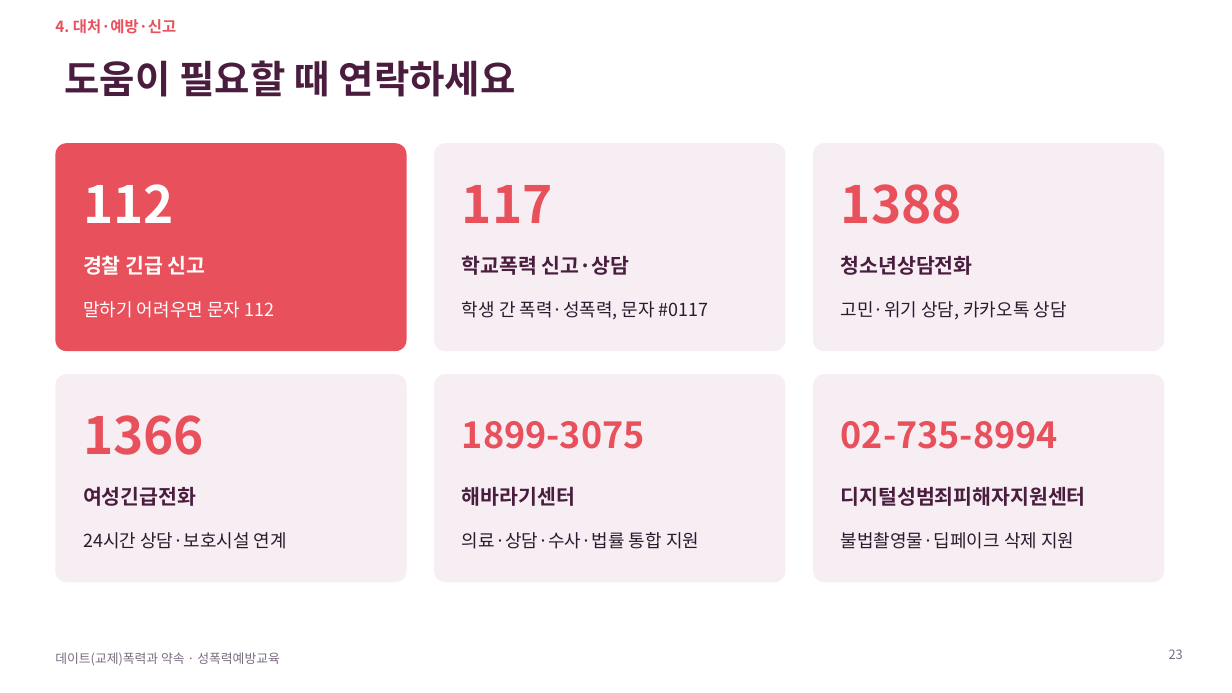
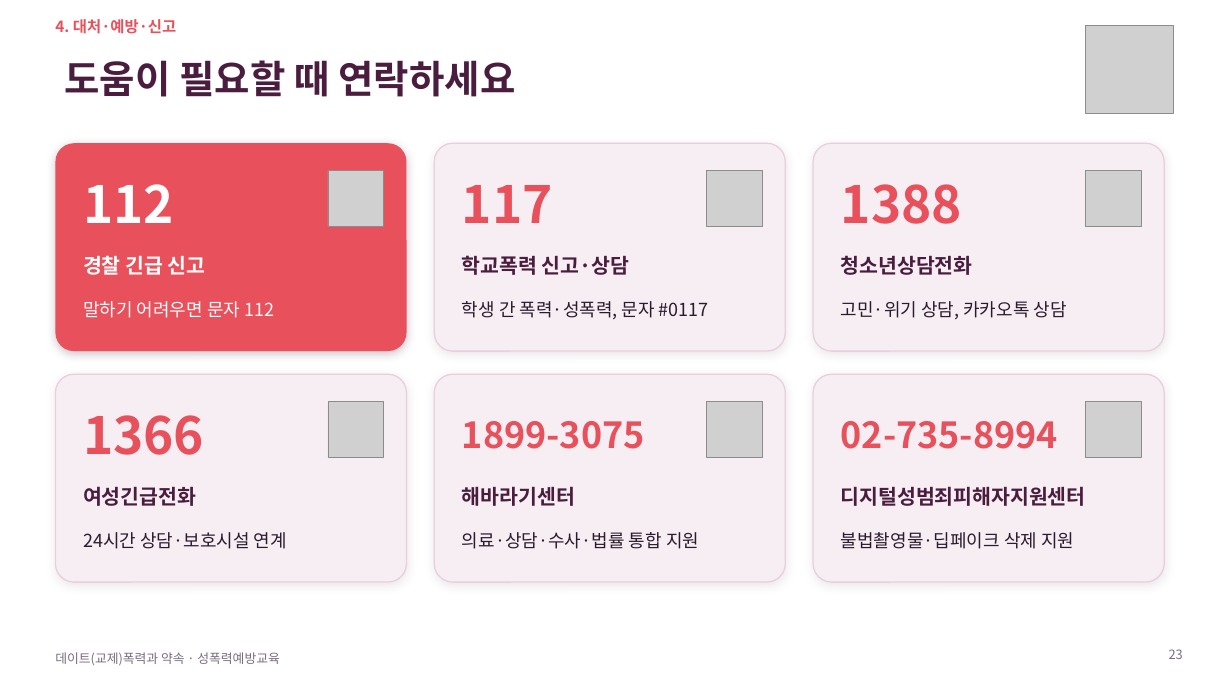
Before and after one commit to ash1234a/security-research-learning, a slide deck: slide 23 of 데이트폭력과_약속.pptx. Drawn at 1232x693 pixels with LibreOffice and Linux fonts; fonts in the diff are those of the drawing; grey boxes stand for pictures; background and template pictures are left out. Boxes give left, top, right and bottom in pixels: in the first picture for what was removed or moved away, otherwise in the second. Text is boxed around its words. In the diff, an @@ line names an element or a change of style, - is before the commit and + after.

```diff
--- a/데이트폭력과_약속.pptx
+++ b/데이트폭력과_약속.pptx
@@ picture added at box(1086, 26, 1174, 114) @@
@@ rounded rectangle at box(55, 143, 407, 351): shadow on; proportions changed @@
@@ picture added at box(328, 171, 384, 226) @@
@@ picture added at box(707, 171, 762, 226) @@
@@ picture added at box(1086, 171, 1141, 226) @@
@@ outline none to #E7CFDD 1 pt; shadow on; proportions changed in 5 elements at box(434, 143, 786, 351), box(813, 143, 1165, 351), box(55, 374, 407, 582), box(434, 374, 786, 582), box(813, 374, 1165, 582) @@
@@ picture added at box(328, 402, 384, 457) @@
@@ picture added at box(707, 402, 762, 457) @@
@@ picture added at box(1086, 402, 1141, 457) @@
```
Also in this commit, not shown: 29 other slides changed.
